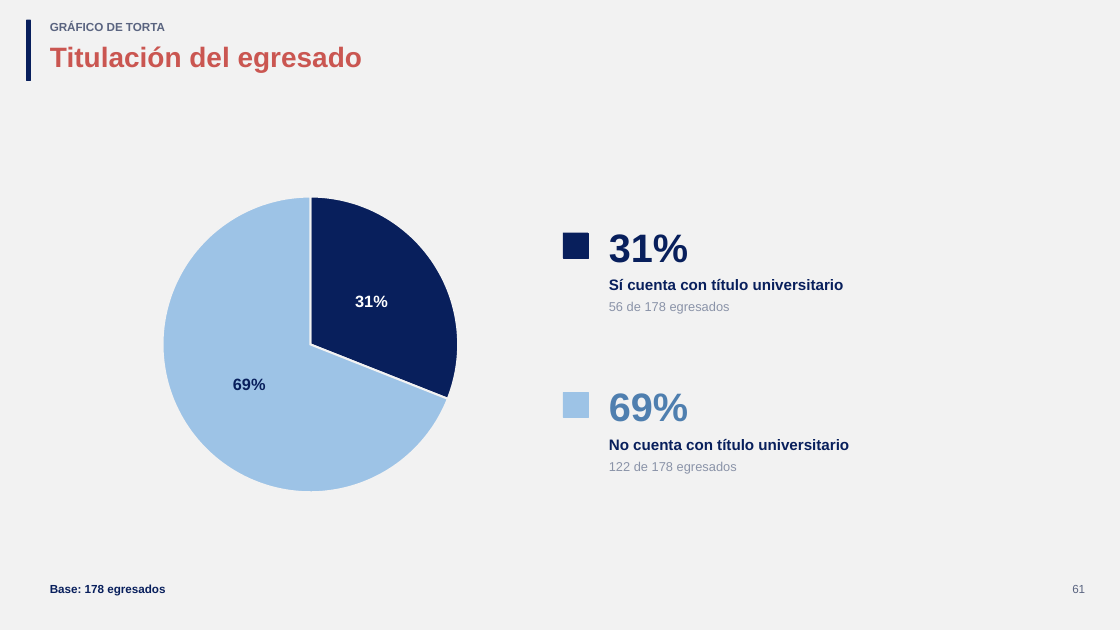
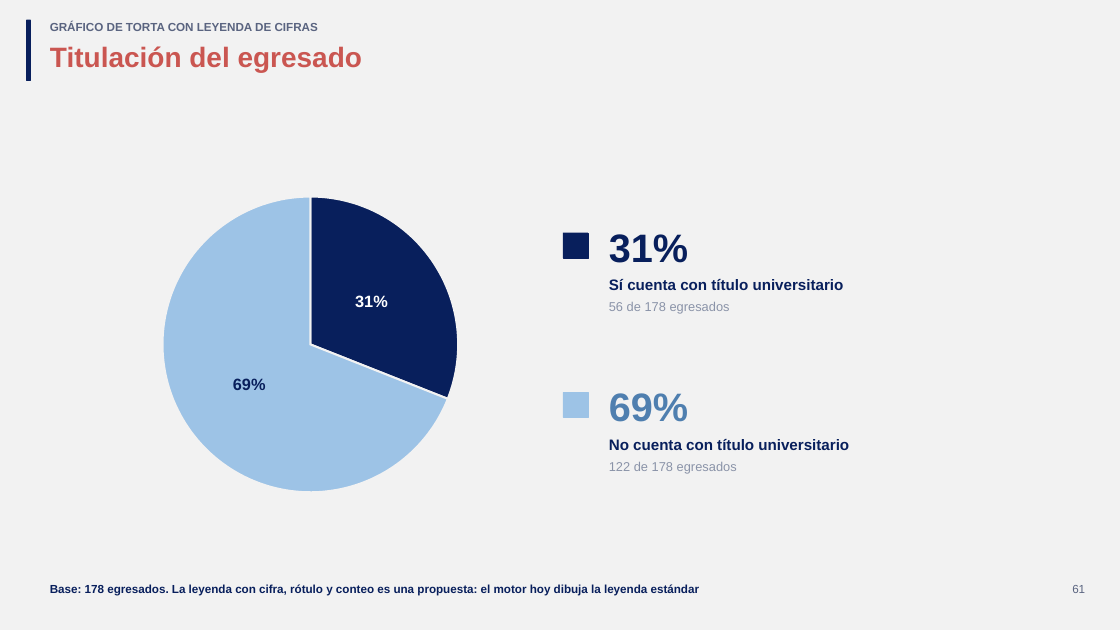
Before and after one commit to GonzaloAlmendariz/prosecnur-app, a slide deck: slide 61 of docs/qa/motor-ppt-2026-10-06/4-recetario/recetario-moderna.pptx. Drawn at 1120x630 pixels with LibreOffice and Linux fonts; fonts in the diff are those of the drawing; background and template pictures are left out. Boxes give left, top, right and bottom in pixels: in the first picture for what was removed or moved away, otherwise in the second. Text is boxed around its words. In the diff, an @@ line names an element or a change of style, - is before the commit and + after.

```diff
--- a/docs/qa/motor-ppt-2026-10-06/4-recetario/recetario-moderna.pptx
+++ b/docs/qa/motor-ppt-2026-10-06/4-recetario/recetario-moderna.pptx
@@ text at bbox=[50, 23, 318, 31]: text changed @@
-GRÁFICO DE TORTA
+GRÁFICO DE TORTA CON LEYENDA DE CIFRAS
@@ text at bbox=[50, 584, 699, 596]: text changed @@
-Base: 178 egresados
+Base: 178 egresados. La leyenda con cifra, rótulo y conteo es una propuesta: el motor hoy dibuja la leyenda estándar
```
Also in this commit, not shown: 15 other slides changed, 4 slides added, 11 other files.
